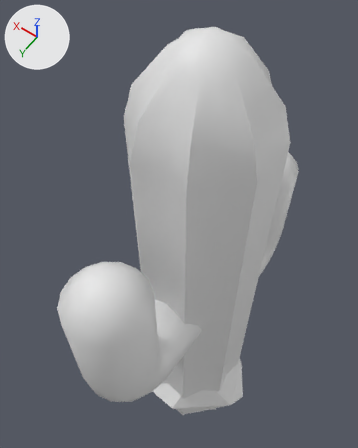
The Blender file Assets/Meshes/rock.blend as it was, and as the next commit left it.
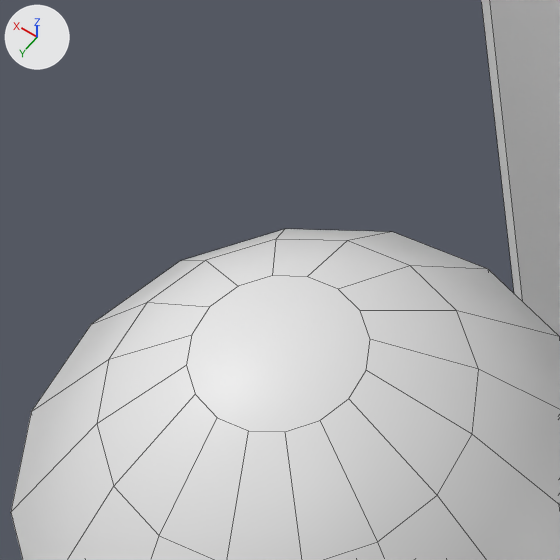
The first picture shows the older version from a 50 mm camera at (-2.71, 4.39, 12.18) aimed at (0.73, -0.42, 4.61). The close-ups show both versions on the part from 15% to 41% of the width and 50% to 71% of the height of that picture; other places that the commit changed are outside them. The axes (+X, +Y, +Z) are drawn at upper left. The lights are the same throughout. The close-ups show mesh edges as thin lines.

Before the edit, the objects in view are built like this:
```python
me_cylinder = bpy.data.meshes.new('Cylinder')
me_cylinder.from_pydata(...)  # 96 vertices, 82 faces; spans x -1.06..1.06, y -1.06..1.06, z -1.0..9.08
me_cylinder.polygons.foreach_set('use_smooth', [True] * 82)
me_cylinder_001 = bpy.data.meshes.new('Cylinder.001')
me_cylinder_001.from_pydata(...)  # 176 vertices, 162 faces; spans x -1.0..1.0, y -1.0..4.75, z -4.46..-0.19
me_cylinder_001.polygons.foreach_set('use_smooth', [True] * 162)
ob_cactus = bpy.data.objects.new('Cactus', me_cylinder)
ob_cactus.location = (0.0, 0.0, 0.0)
_m = ob_cactus.modifiers.new('EdgeSplit', 'EDGE_SPLIT')
_m.split_angle = 0.611
ob_cylinder = bpy.data.objects.new('Cylinder', me_cylinder_001)
ob_cylinder.parent = ob_cactus
ob_cylinder.location = (0.0, 0.0347, 3.691)
ob_cylinder.rotation_euler = (1.571, 0.0, 0.0)  # degrees (90, 0, 0)
ob_cylinder.scale = (0.651, 0.651, 0.651)
```
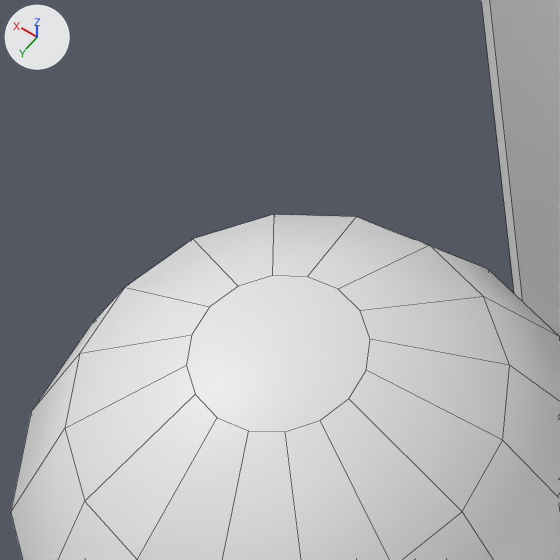
Where the change shows, as pixel boxes [x1, y1, x2, y2] in the close-ups (560 x 560 px):
'Cylinder', reshaped, modifiers changed: before [11, 229, 560, 560]; after [11, 214, 560, 560]

Edits to the bpy script that builds the scene:
```text
Change me_cylinder_001:
    where me_cylinder_001.from_pydata(...)  # 176 vertices, 162 faces; spans x -1.0..1.0, y -1.0..4.75, z -4.46..-0.19
    used by ob_cylinder; parent = ob_cactus; location = (0.0, 0.0347, 3.691); rotation_euler = (1.571, 0.0, 0.0), in degrees (90, 0, 0); scale = (0.651, 0.651, 0.651)
    me_cylinder_001 part 1: all 16 vertices in x -0.63..0.63, y 4.47, z -4.08..-2.83 are scaled about their middle by (1.16, 2, 1.16)
Change ob_cylinder:
    add _m = ob_cylinder.modifiers.new('EdgeSplit', 'EDGE_SPLIT')
    add _m.split_angle = 0.611
```
